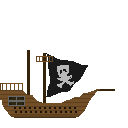
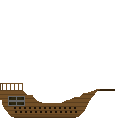
Comparing the layer stacks of the two 128px x 128px images. Changes:
painted on "Layer 18" over [left=27, top=50, right=88, bottom=103]
